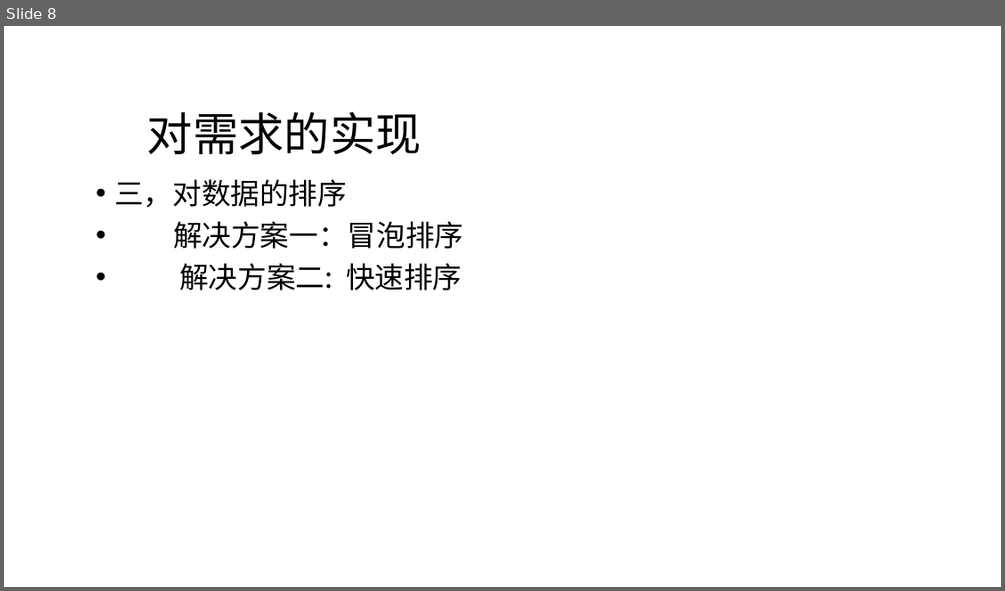
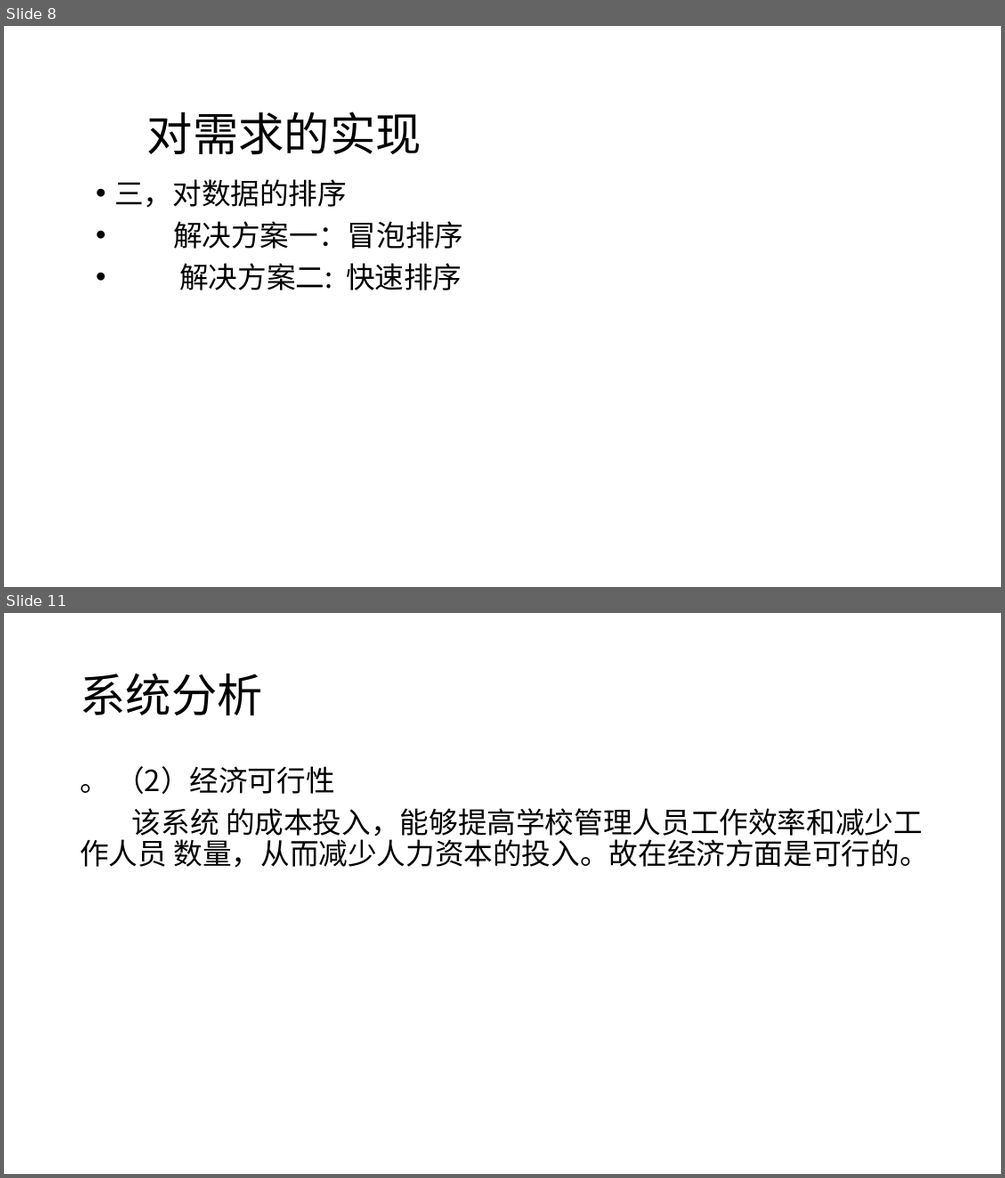
Before and after one commit to moriartyscat/--git, a slide deck: C语言期末作业.pptx. Shown one above the other, each under a label of ours: slide 8 before the commit, slides 8 and 11 after it; the slides between them are not shown. The pictures are 1005x591 and 1005x1178 pixels, drawn with LibreOffice and Linux fonts; fonts in the diff are those of the drawing; background and template pictures are left out. Boxes give left, top, right and bottom in pixels: in the first picture for what was removed or moved away, otherwise in the second. Text is boxed around its words. In the diff, an @@ line names an element or a change of style, - is before the commit and + after.

```diff
--- a/C语言期末作业.pptx
+++ b/C语言期末作业.pptx
@@ slide 11 added at (4, 613, 1001, 1174), background picture (left out) @@
@@ title added at (80, 674, 262, 715), 44 pt, text #000000 @@
+系统分析
@@ text added at (80, 766, 929, 868), 28 pt, text #000000 @@
+。 （2）经济可行性
+该系统 的成本投入，能够提高学校管理人员工作效率和减少工作人员 数量，从而减少人力资本的投入。故在经济方面是可行的。
```
Also in this commit, not shown: 1 slide changed, 9 other slides added, 3 slides removed.
